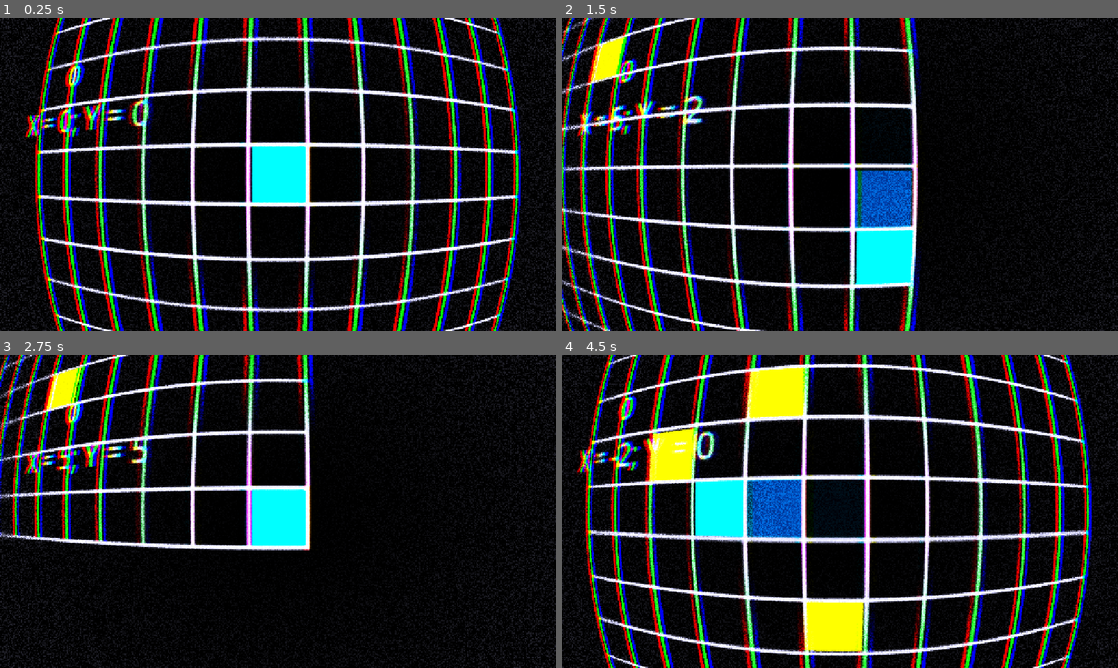
Above: before the commit, frames 1-4 (two rows, left to right).
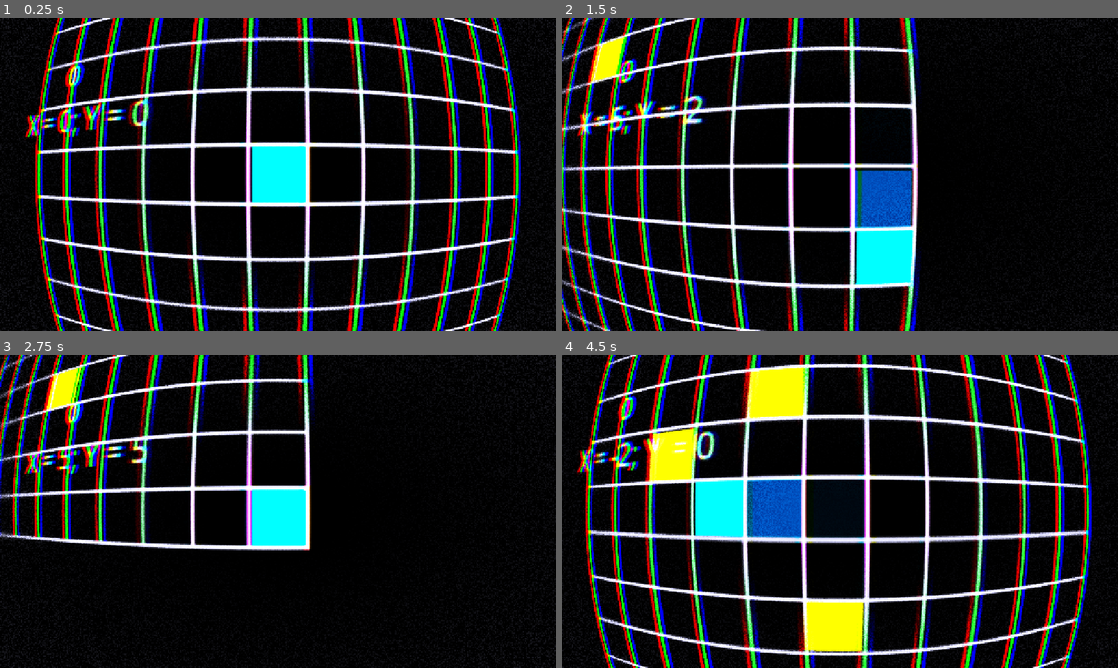
Above: after the commit, the same moments.

Repository: maseyonok421/maseyonok-sTestGameAboutPointThatCanMoveIn4DirectionsOnGrid
Game: Godot game, scene res://scenes/game.tscn
Two runs of this game, one before a commit and one after it. Both use one fixed random seed, a clock stepped at 60 frames per second and the inputs below.
Inputs:
- Up to frame 1 (0.25 s): no input
- Up to frame 2 (1.5 s): hold Right (ui_right) 0.53-1.28 s; hold Down (ui_down) from 1.28 s (still down)
- Up to frame 3 (2.75 s): release Down (ui_down) at 2.03 s; hold Right (ui_right) from 2.03 s (still down)
- Up to frame 4 (4.5 s): release Right (ui_right) at 2.78 s; hold Up (ui_up) 2.78-3.53 s; hold Left (ui_left) from 3.53 s (still down)

The runs differ from the first frame. In frame 1, 1.6% of the frame differs, in the area x 5-94%, y 0-100%; in frame 2, 1.5%; in frame 3, 0.9%; in frame 4, 1.9%, in the area x 3-96%, y 0-100%.

Commit message:
[F] Better Grain Shader

Diff:
--- a/prefabs/camera.tscn
+++ b/prefabs/camera.tscn
@@ -12,8 +12,8 @@
 shader_parameter/width = 0.5
 shader_parameter/fade = 0.75
 shader_parameter/effect_amount = 2.0
-shader_parameter/amount1 = 0.42
-shader_parameter/amount2 = 0.22
+shader_parameter/amountMx = 0.57999998703584
+shader_parameter/amountMn = 0.02
 shader_parameter/speed = 0.016
 
 [node name="Camera" type="Camera2D"]
--- a/shaders/multishader.gdshader
+++ b/shaders/multishader.gdshader
@@ -15,8 +15,8 @@
 uniform float effect_amount : hint_range(0, 2.5, 0.1) = 2.0;
 
 //for Film Grain
-uniform float amount1 : hint_range(0.0, 5.3, 0.01) = 0.42;
-uniform float amount2 : hint_range(0.0, 5.3, 0.01) = 0.22;
+uniform float amountMx : hint_range(0.0, 5.3, 0.01) = 0.52;
+uniform float amountMn : hint_range(0.0, 5.3, 0.01) = 0.02;
 uniform float speed   : hint_range(0.0, 0.5, 0.001)= 0.016 ;
 
 float random(vec2 st){
@@ -53,8 +53,12 @@
 
 	vec3 col1 = col;
 	col1.r = redColor; col1.g = greenColor; col1.b = blueColor;
-	col.rgb += grain*amount2;
-	col1.rgb+= grain*amount1;
+	float centerDist = distance(UV, vec2(0.5, 0.5));
+	//col.rgb += grain*amount2;
+	//col1.rgb+= grain*amount1;
+	float curGrain = grain * max(amountMn, centerDist*amountMx);
+	col.rgb += curGrain;
+	col1.rgb+= curGrain;
 
 	COLOR = mix(vec4(col, 1.0), vec4(col1, 1.0), dist-fade);
 
